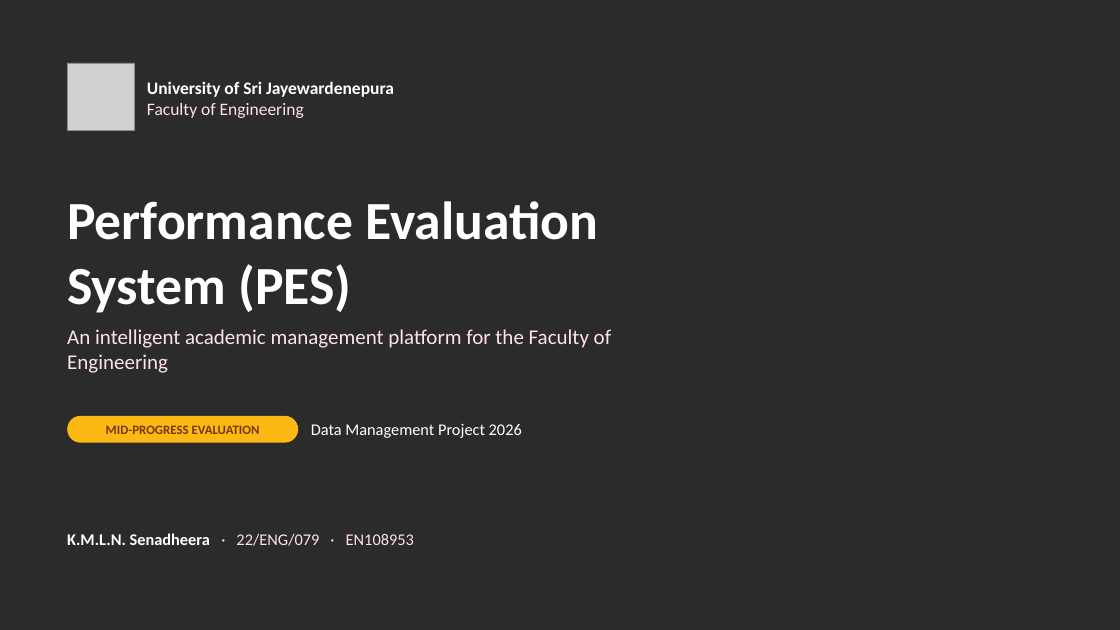
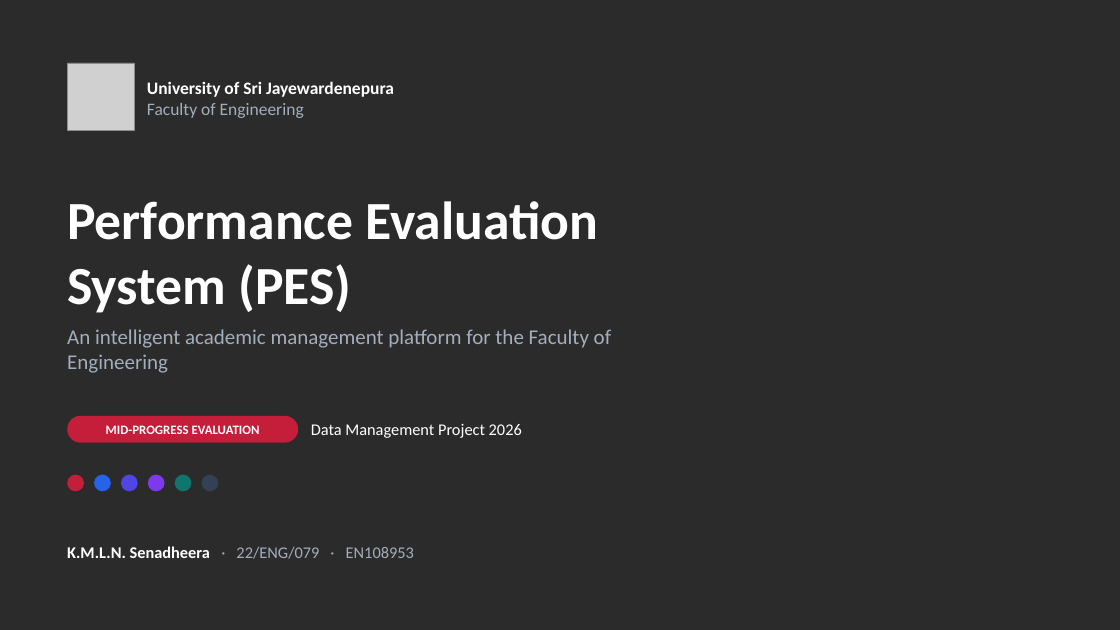
Before and after one commit to Senadheera-eng/Performance-Evaluation-System, a slide deck: slide 1 of presentations/PES_Mid_Progress_Evaluation.pptx. Drawn at 1120x630 pixels with LibreOffice and Linux fonts; fonts in the diff are those of the drawing; grey boxes stand for pictures; background and template pictures are left out; a plain dark background stands for a picture behind light text. Boxes give left, top, right and bottom in pixels: in the first picture for what was removed or moved away, otherwise in the second. Text is boxed around its words. In the diff, an @@ line names an element or a change of style, - is before the commit and + after.

Commit message:
Redesign the presentation in all of PES's main colours
Follows the presenter's final cut and keeps its title slide. The
architecture diagram uses only straight connectors; the speech matches.

```diff
--- a/presentations/PES_Mid_Progress_Evaluation.pptx
+++ b/presentations/PES_Mid_Progress_Evaluation.pptx
@@ text at (x1=147, y1=103, x2=304, y2=118): text colour #FFE1E6 to #A3AEBD in "Faculty of Engineering" @@
@@ text "An intelligent academic management platform ..." at (x1=67, y1=329, x2=611, y2=373): text colour #FFE1E6 to #A3AEBD @@
@@ text "MID-PROGRESS EVALUATION" at (x1=106, y1=425, x2=260, y2=434): text colour #78350F to #FFFFFF @@
@@ rounded rectangle at (x1=67, y1=416, x2=298, y2=443): fill #FDB913 to #C41E3A @@
@@ ellipse added at (x1=67, y1=475, x2=84, y2=492), fill #C41E3A @@
@@ ellipse added at (x1=94, y1=475, x2=111, y2=492), fill #2563EB @@
@@ ellipse added at (x1=121, y1=475, x2=138, y2=492), fill #4F46E5 @@
@@ ellipse added at (x1=148, y1=475, x2=165, y2=492), fill #7C3AED @@
@@ ellipse added at (x1=175, y1=475, x2=192, y2=492), fill #0F766E @@
@@ ellipse added at (x1=202, y1=475, x2=218, y2=492), fill #334155 @@
@@ text "K.M.L.N. Senadheera · 22/ENG/079 · ..." moved from (x1=67, y1=533, x2=414, y2=546) to (x1=67, y1=546, x2=414, y2=559) @@
@@ text "K.M.L.N. Senadheera · 22/ENG/079 · ..." at (x1=67, y1=546, x2=414, y2=559): text colour #FFE1E6 to #A3AEBD in "· 22/ENG/079 · EN108953" @@
```
Also in this commit, not shown: 10 other slides changed, 2 slides removed, 1 other file.
